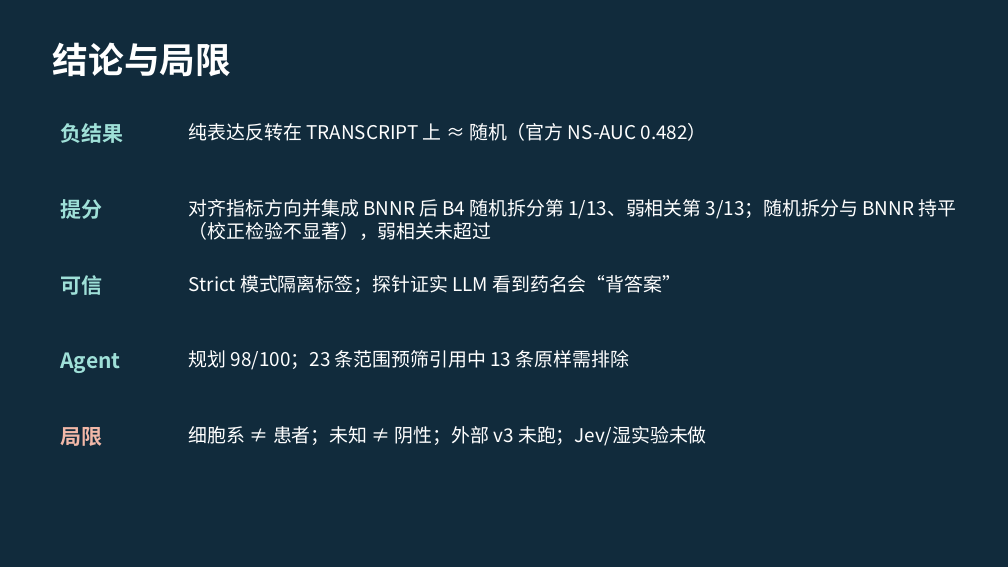
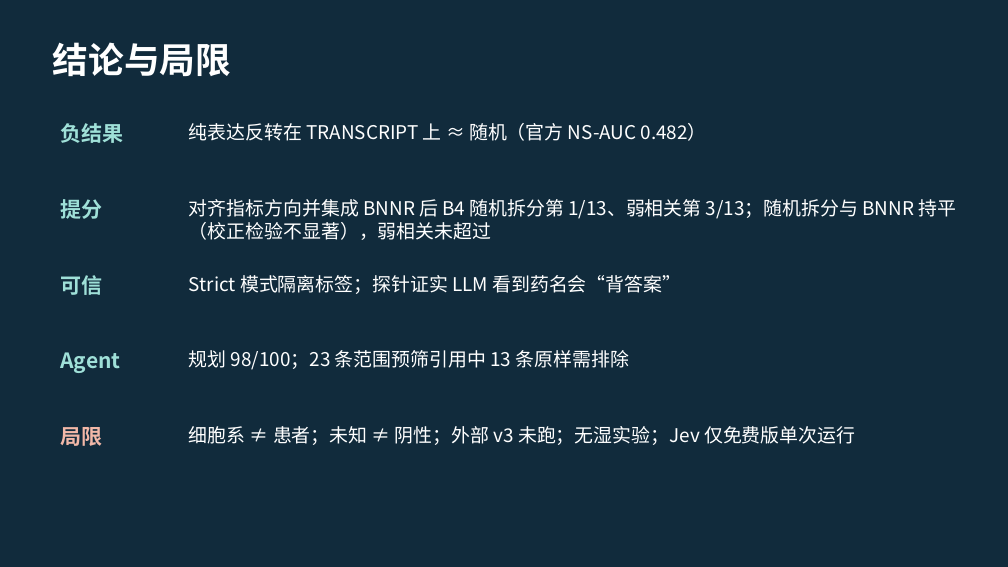
Before and after one commit to cw-jlu/Drug-Repurposing-Agent, a slide deck: slide 11 of deliverables/药物重定位Agent_答辩稿_v7.pptx. Drawn at 1008x567 pixels with LibreOffice and Linux fonts; fonts in the diff are those of the drawing. Boxes give left, top, right and bottom in pixels: in the first picture for what was removed or moved away, otherwise in the second. Text is boxed around its words. In the diff, an @@ line names an element or a change of style, - is before the commit and + after.

```diff
--- a/deliverables/药物重定位Agent_答辩稿_v7.pptx
+++ b/deliverables/药物重定位Agent_答辩稿_v7.pptx
@@ text at <box>189,426,855,445</box>: text changed @@
-细胞系 ≠ 患者；未知 ≠ 阴性；外部 v3 未跑；Jev/湿实验未做
+细胞系 ≠ 患者；未知 ≠ 阴性；外部 v3 未跑；无湿实验；Jev 仅免费版单次运行
```
Also in this commit, not shown: 1 other slide changed.
